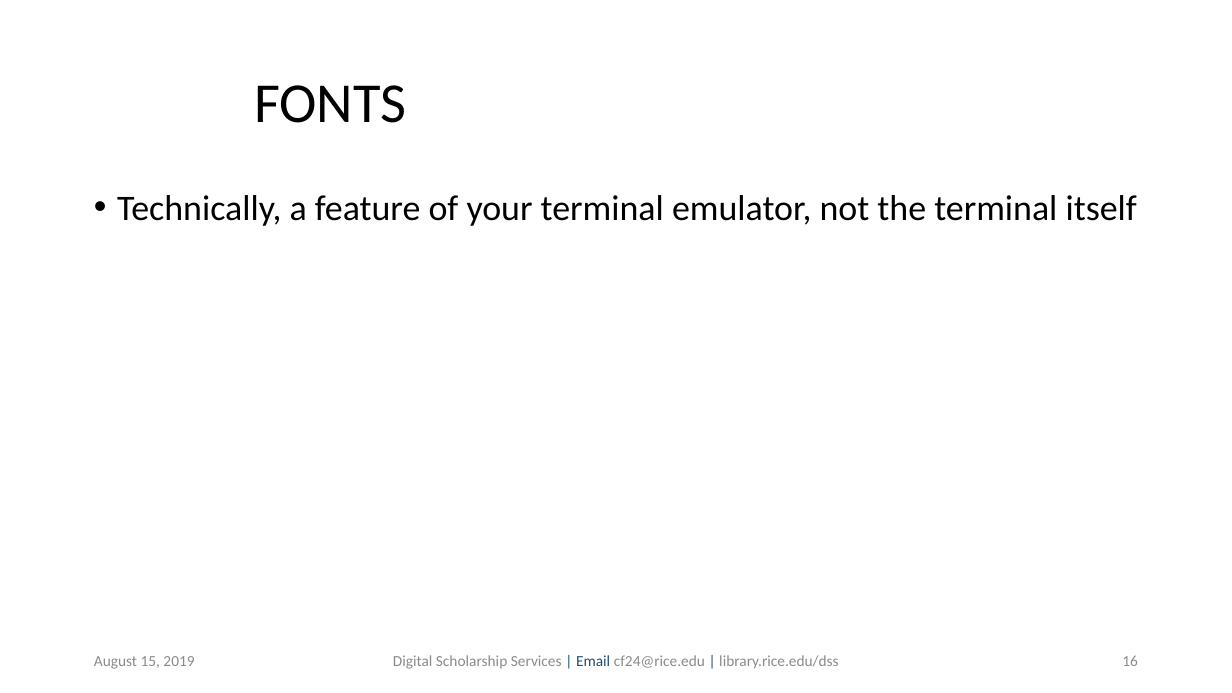
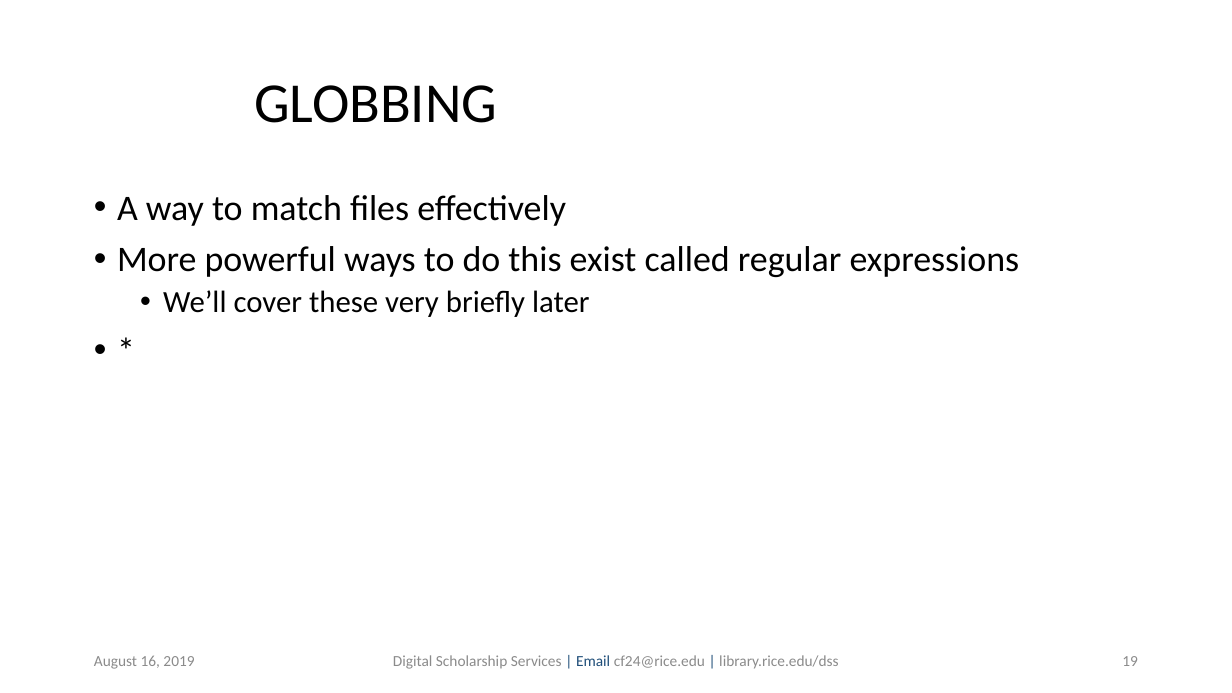
Before and after one commit to bakitybacon/rice-data-and-donuts, a slide deck: slide 19 of bash/Introduction to Bash.pptx (slide 16 before the commit). Drawn at 1232x693 pixels with LibreOffice and Linux fonts; fonts in the diff are those of the drawing; background and template pictures are left out. Boxes give left, top, right and bottom in pixels: in the first picture for what was removed or moved away, otherwise in the second. Text is boxed around its words. In the diff, an @@ line names an element or a change of style, - is before the commit and + after.

Commit message:
add globbing, brace expansions, more on redirects

```diff
--- a/bash/Introduction to Bash.pptx
+++ b/bash/Introduction to Bash.pptx
@@ title at [254,85,497,123]: text changed @@
-FONTS
+GLOBBING
@@ text at [117,195,1020,317]: text changed @@
-• Technically, a feature of your terminal emulator, not the terminal itself
+• A way to match files effectively
+• More powerful ways to do this exist called regular expressions
+  • We’ll cover these very briefly later
+• *
@@ text at [94,655,194,669]: text changed @@
-August 15, 2019
+August 16, 2019
@@ page number at [1122,656,1138,666]: text changed @@
-16
+19
```
Also in this commit, not shown: 42 other slides changed, 1 slide added.
